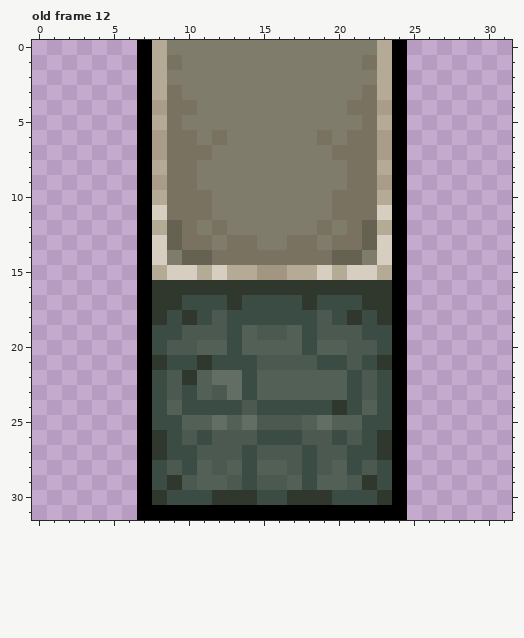
Pixel-art file: src/tileset2.ase. The first picture shows the starting point.
32x32 pixels, 17 frames. Colours within 5 levels of each other are drawn and written as one. Shown: old frame 12. The commit also changed other frames, which this record leaves out.
After:
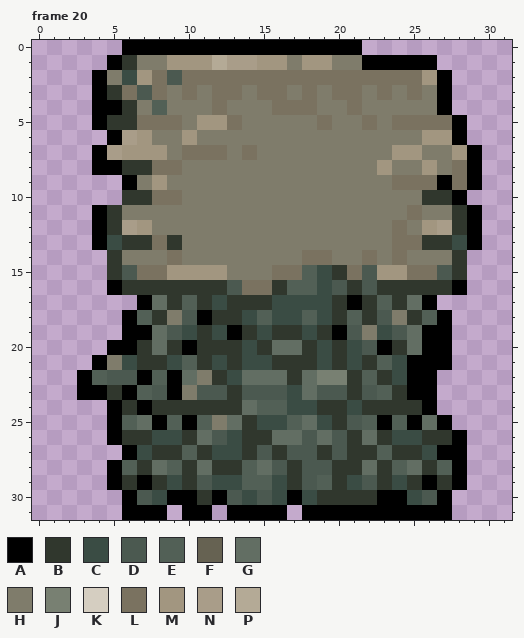
Palette (. is transparent): A #000000  B #30372d  C #3a4c44  D #4b5950  E #526056  F #666252  G #626e63  H #7f7c6b  J #788072  K #d5cec1  L #7a7260  M #a29680  N #a99d89  P #b4aa96
A new or re-ordered frame is compared with the old frame closest to it.
From old to new:
frames 17 -> 21
--- frame 20 is new; against old frame 12
@@ x 0..31 @@
- 0 .......APHHHHHHHHHHHHHHPA.......
- 1 .......APLHHHHHHHHHHHHLPA.......
- 2 .......APHHHHHHHHHHHHHHPA.......
- 3 .......APLHHHHHHHHHHHHLPA.......
- 4 .......ANLLHHHHHHHHHHLLNA.......
- 5 .......APLHHHHHHHHHHHHLPA.......
- 6 .......ANLLHLHHHHHHLHLLNA.......
- 7 .......ANLLLHHHHHHHHLLLNA.......
- 8 .......APLLHHHHHHHHHHLLPA.......
- 9 .......ANLLHHHHHHHHHHLLNA.......
-10 .......APLLLHHHHHHHHLLLPA.......
-11 .......AKLLLHHHHHHHHLLLKA.......
-12 .......APFLHLHHHHHHLHLFPA.......
-13 .......AKFLLHLLHHLLHLLFKA.......
-14 .......AKHFFLLLLLLLLFFHKA.......
-15 .......APKKPKPPMMPPKPKKPA.......
-16 .......ABBBBBBBBBBBBBBBBA.......
-17 .......ABBCCCBCCCCBCCCBBA.......
-18 .......ABCBCDCCCCCCDCBCBA.......
-19 .......ACCDDDCEDDECDDDCCA.......
-20 .......ACDDEECEEEECEEDDCA.......
-21 .......ABCCBCCCDDDDCCDCBA.......
-22 .......ACDBEGGCEEEEEECDCA.......
-23 .......ACDCEDGCEEEEEECDCA.......
-24 .......ACECCCCDCCCCCBCECA.......
-25 .......ACCEEGEGDDDEGEECCA.......
-26 .......ABCDCDDDCCCDDCDCBA.......
-27 .......ABCCDDDCDDDCDDCCBA.......
-28 .......ACDCEDECEEDCDECDCA.......
-29 .......ACBDEEDCDDECEEDBCA.......
-30 .......ABCCCBBBCCBBBCCCBA.......
-31 .......AAAAAAAAAAAAAAAAAA.......
+ 0 ......AAAAAAAAAAAAAAAA..........
+ 1 .....ABHHMMMPNNMMHMMHHAAAAA.....
+ 2 ....AHCMLDLLLLLLLLLLLLLLLLMA....
+ 3 ....ABLDLHLHLLHLLHLHLLHLHLHA....
+ 4 ....AABHEHHHLHHHLLLHHLHHHHHA....
+ 5 ....ABBLLLHMMLHHHHHLHHLHLLLLA...
+ 6 .....ANMHHMHHHHHHHHHHHHHHHMMA...
+ 7 ....ANMMMHLLLHLHHHHHHHHHMMHHMA..
+ 8 ....AABBLLHHHHHHHHHHHHHMHHMHLA..
+ 9 ......AHMHHHHHHHHHHHHHHHLLLALA..
+10 ......BBLLHHHHHHHHHHHHHHHHBBA...
+11 ....ABHHHHHHHHHHHHHHHHHHHLHHBA..
+12 ....ABNMHHHHHHHHHHHHHHHHLHMNBA..
+13 ....ACBBLBHHHHHHHHHHHHHHLLBBCA..
+14 .....BHHHLHHHHHHHHLLHHLHLHHHB...
+15 .....BDLLMMMMHHHLLECBLDMMLLDB...
+16 .....ABBBBBBBDLLBEECDBDBBBBBA...
+17 .......AGBEBCBBBCCCCBABEBGA.....
+18 ......AEBHDABBCECCECBEBDHBEA....
+19 ......AAGDCBCABCBBCBADHCDGAA....
+20 .....AABGBABBBCBGGBCBCDABGAA....
+21 ....AHCBBCEBCBCCBBBCBCBECAAA....
+22 ...AEDDAEAGHBCGGGBGJJBEBCAA.....
+23 ...AABAEDAHDDBDDDCGDDBDEBAA.....
+24 .....ABABBBBBBGEECCBBCBBBBA.....
+25 .....AEGAEAEHGBCCEGCBDEAEAGA....
+26 .....ABBCCBGDCBBGGDGDBGBCCBBA...
+27 ......ACBBEBCCBDBDDBDBBEBBCAA...
+28 .....AEBGEBGBBEGDBDDBBGBEGBEA...
+29 .....ABABCBDCCEECBDEBCDBCBABA...
+30 ......ADCAABADCDCACBBBBAACDA....
+31 ......AAA.AA.AAAA.AAAAAAAAAA....
